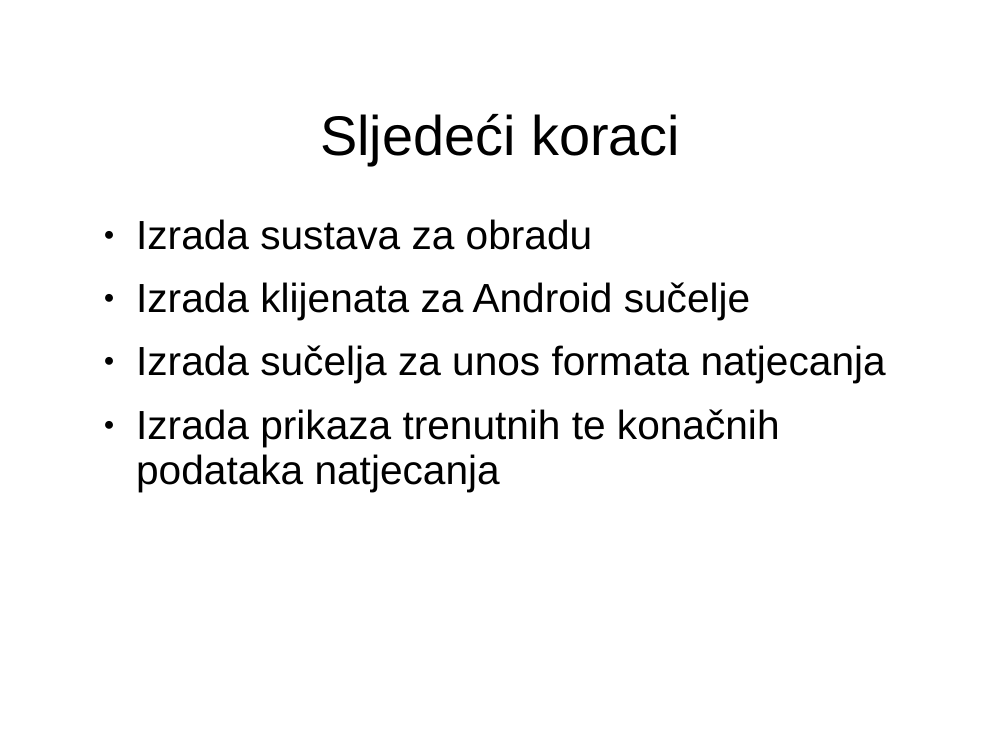
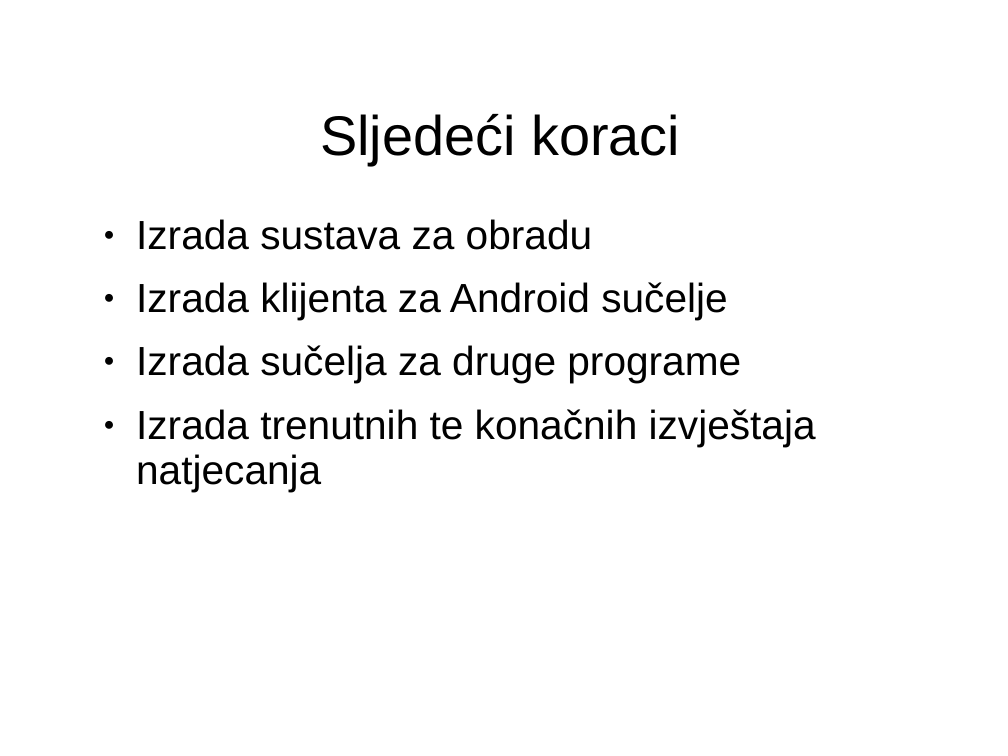
Before and after one commit to vidra74/Futura, a slide deck: slide 7 of Futura_StartUp.odp. Drawn at 1008x756 pixels with LibreOffice and Linux fonts; fonts in the diff are those of the drawing; background and template pictures are left out. Boxes give left, top, right and bottom in pixels: in the first picture for what was removed or moved away, otherwise in the second. Text is boxed around its words. In the diff, an @@ line names an element or a change of style, - is before the commit and + after.

```diff
--- a/Futura_StartUp.odp
+++ b/Futura_StartUp.odp
@@ text at [136,282,816,492]: text changed @@
-● Izrada klijenata za Android sučelje
-● Izrada sučelja za unos formata natjecanja
-● Izrada prikaza trenutnih te konačnih podataka natjecanja
+● Izrada klijenta za Android sučelje
+● Izrada sučelja za druge programe
+● Izrada trenutnih te konačnih izvještaja natjecanja
```
Also in this commit, not shown: 5 other slides changed, 3 other files.
